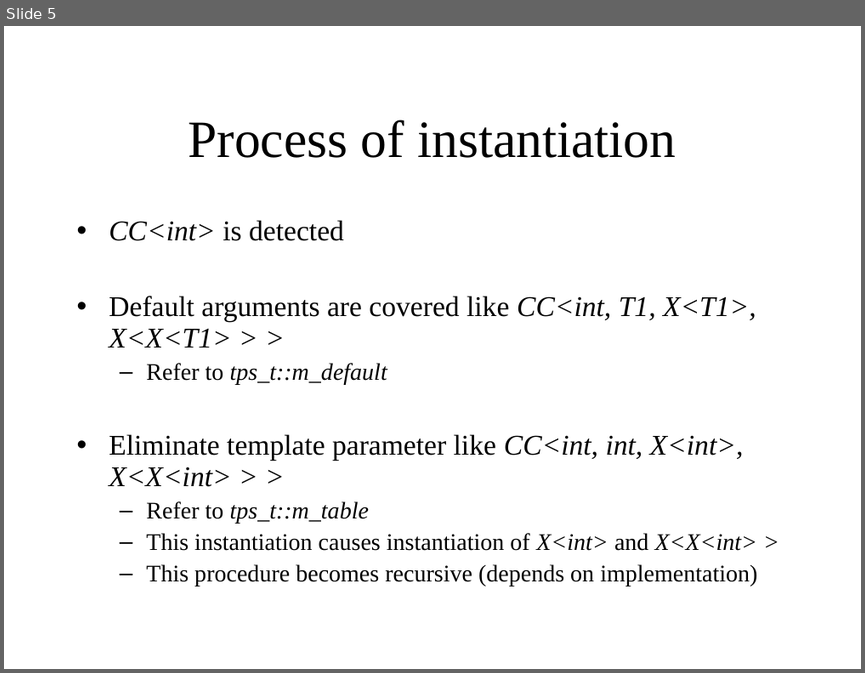
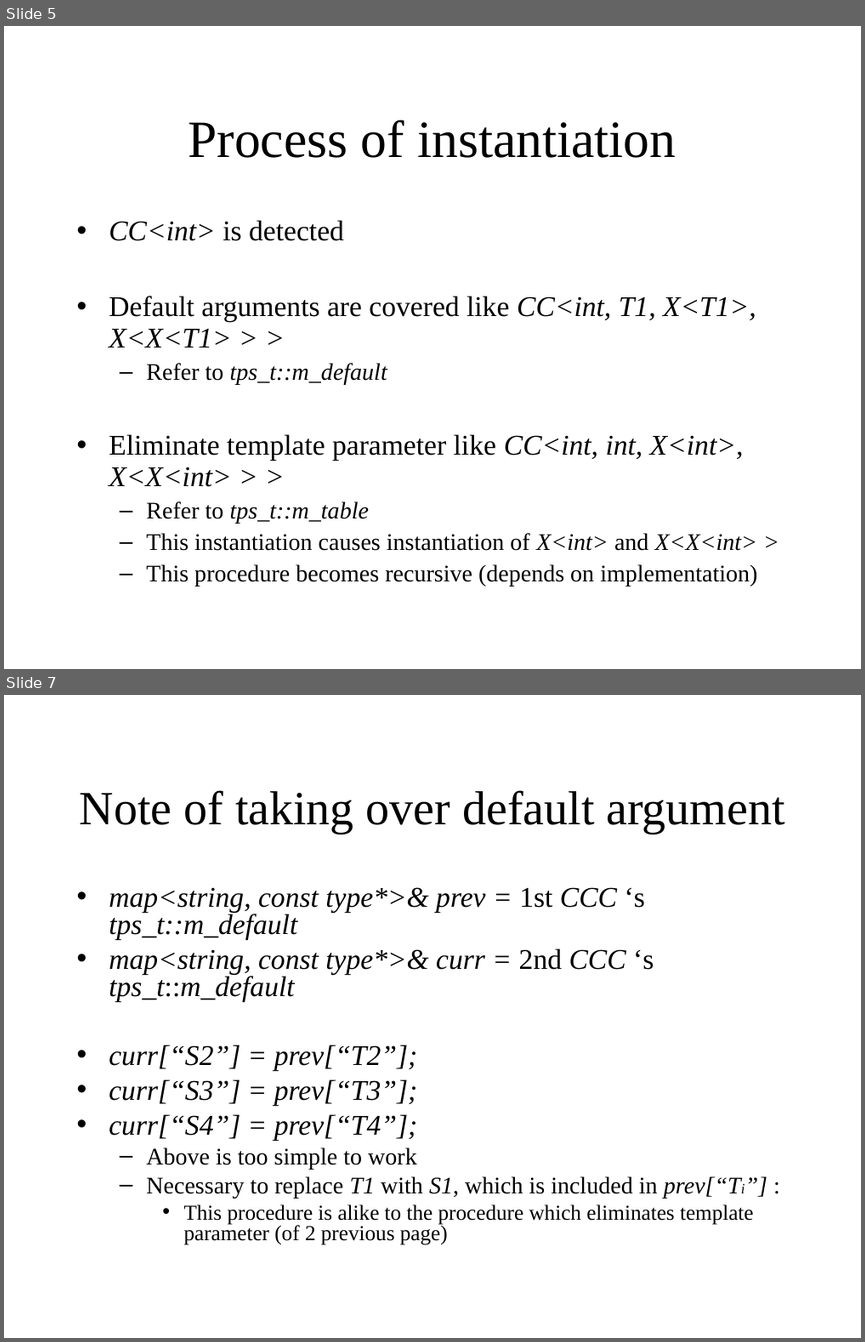
Before and after one commit to KeiHasegawa/cxx_doc, a slide deck: 16_template_default_argument_e.ppt. Shown one above the other, each under a label of ours: slide 5 before the commit, slides 5 and 7 after it; the slides between them are not shown. The pictures are 865x673 and 865x1342 pixels, drawn with LibreOffice and Linux fonts; fonts in the diff are those of the drawing. Boxes give left, top, right and bottom in pixels: in the first picture for what was removed or moved away, otherwise in the second. Text is boxed around its words. In the diff, an @@ line names an element or a change of style, - is before the commit and + after.

```diff
--- a/16_template_default_argument_e.ppt
+++ b/16_template_default_argument_e.ppt
@@ slide 7 added at <box>4,695,861,1338</box>, background #FFFFFF @@
@@ title added at <box>80,790,784,834</box>, 40 pt, text #000000 @@
+Note of taking over default argument
@@ text added at <box>109,887,754,1245</box>, 24 pt, text #000000, italic @@
+• map<string, const type*>& prev = 1st CCC ‘s tps_t::m_default
+• map<string, const type*>& curr = 2nd CCC ‘s tps_t::m_default
+• curr[“S2”] = prev[“T2”];
+• curr[“S3”] = prev[“T3”];
+• curr[“S4”] = prev[“T4”];
+  – Above is too simple to work
+  – Necessary to replace T1 with S1, which is included in prev[“Ti”] :
+    • This procedure is alike to the procedure which eliminates template parameter (of 2 previous page)
```
Also in this commit, not shown: 1 slide changed, 1 other slide added, 3 other files.
